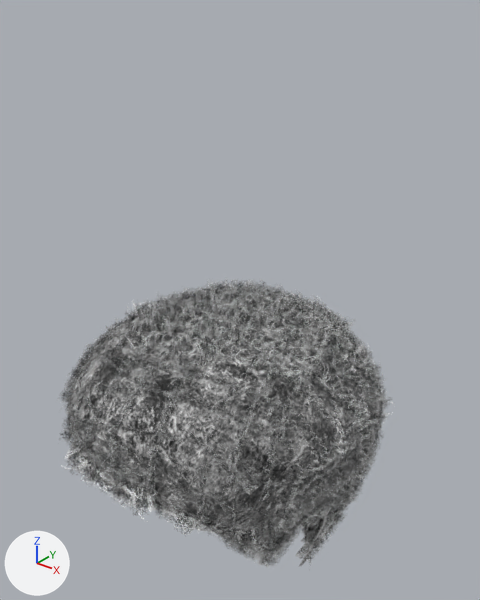
An edit to the glTF model public/models/makehuman/hair/masc/rulos.gltf, drawn before and after from the same camera.
Camera for both pictures: a 50 mm lens placed at (0.236, -0.322, 1.93), pointed at (-0.003, -0.024, 1.745). The lights are fixed; the arrows at lower left show +X, +Y and +Z. The older version comes first.

Objects in the first picture: 'masc_hair_rulos'.
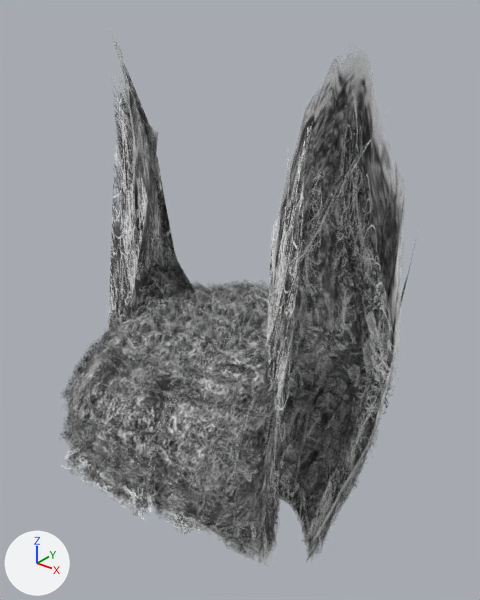
The newer file adds a shape key; the second version is drawn at full value of the shape key 'a_orejasConejo' of 'masc_hair_rulos', and the change is written as the vertex moves it makes.

What the commit changed:
me_afro01_007 is used by ob_masc_hair_rulos; location (0.0, 0.0, 0.0).
me_afro01_007 had 2196 vertices, 2192 faces and spanned x -0.098..0.098, y -0.157..0.086, z 1.542..1.758.
me_afro01_007 now has 2196 vertices, 2192 faces and spans x -0.115..0.115, y -0.157..0.086, z 1.542..1.904.
me_afro01_007 part 1: the loose piece of 4 vertices spanning x 0.05..0.055, y -0.067..-0.022, z 1.728..1.742 is moved by (-0.002, 0.0, 0.0).
me_afro01_007 part 2: the loose piece of 4 vertices spanning x 0.045..0.051, y -0.036..0.014, z 1.718..1.741 is moved by (-0.002, -0.001, 0.0).
me_afro01_007 part 3: the loose piece of 4 vertices spanning x -0.055..-0.05, y -0.067..-0.022, z 1.728..1.742 is moved by (0.002, 0.0, 0.0).
me_afro01_007 part 4: the loose piece of 4 vertices spanning x -0.051..-0.045, y -0.036..0.014, z 1.718..1.741 is moved by (0.002, -0.001, 0.0).
me_afro01_007 part 5: 1118 of 2196 vertices moved; they spanned x -0.098..0.098, y -0.127..0.045, z 1.552..1.757 and now span x -0.115..0.115, y -0.126..0.044, z 1.552..1.904; mean shift (0.0, 0.0, 0.055); largest move (-0.073, -0.041, 1.627) -> (-0.081, -0.046, 1.903).
Other edits to the shape of me_afro01_007 do not show in these pictures.

Where the change shows, as pixel boxes [x1, y1, x2, y2] in the pictures (480 x 600 px; the box of a moved part takes in the faces that stretch with it):
'masc_hair_rulos', reshaped (7% wider, 82% taller)
    before: [60, 278, 395, 569]
    after: [59, 37, 417, 567]
part 1 of me_afro01_007, moved or reshaped (not visible afterwards)
    before: [273, 332, 311, 370]
part 2 of me_afro01_007, moved or reshaped (not visible afterwards)
    before: [302, 321, 333, 347]
part 3 of me_afro01_007, moved or reshaped
    before: [135, 289, 186, 321]
    after: [140, 290, 187, 310]
part 4 of me_afro01_007, moved or reshaped
    before: [177, 285, 226, 303]
    after: [182, 288, 213, 303]
part 5 of me_afro01_007, moved or reshaped
    before: [60, 278, 393, 567]
    after: [59, 39, 411, 567]
